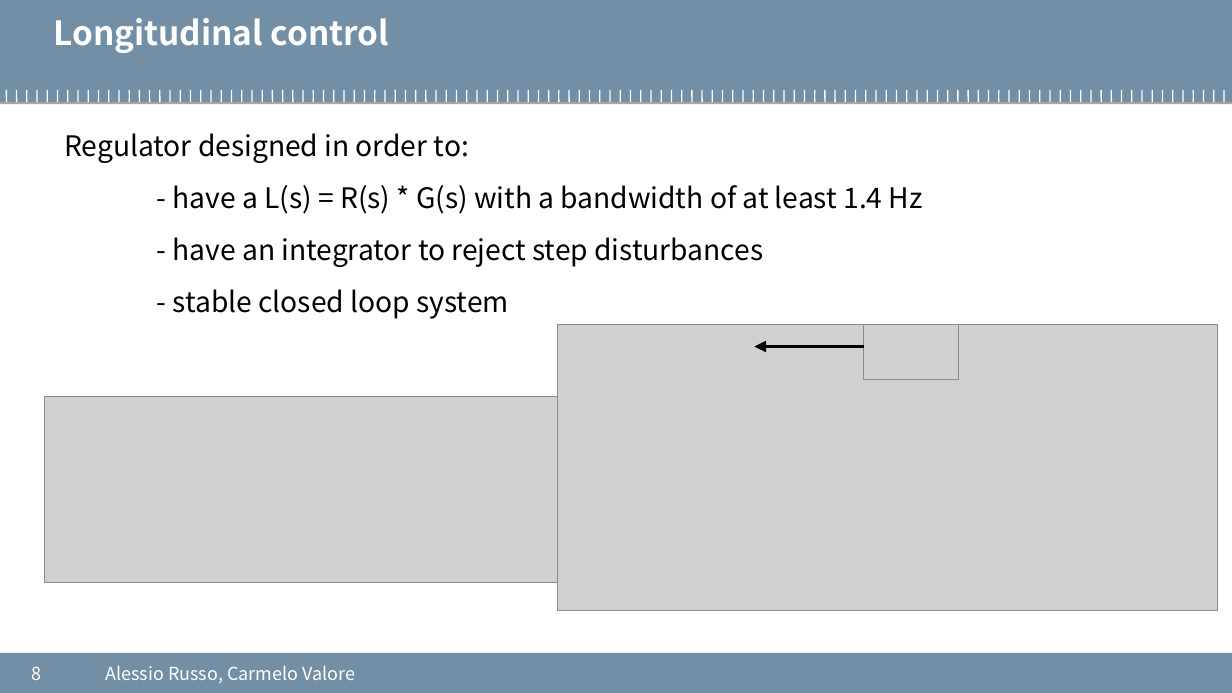
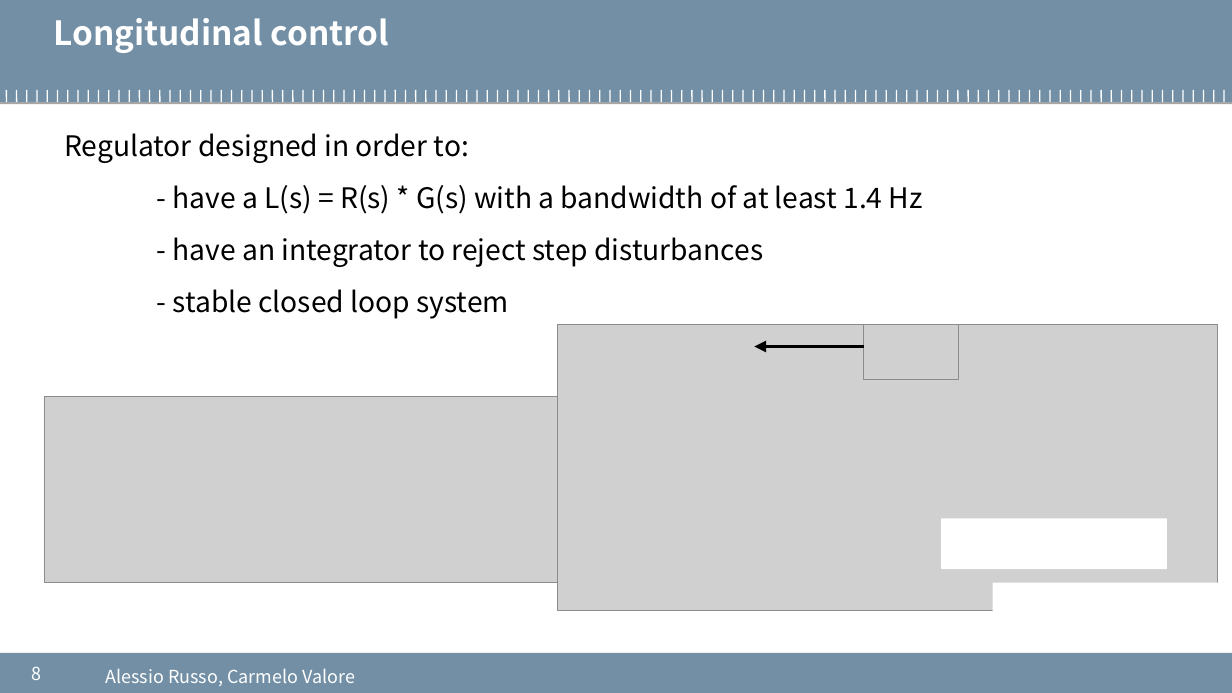
Before and after one commit to cvalore/mida2-project, a slide deck: slide 8 of presentations/20200902_meeting6.pptx. Drawn at 1232x693 pixels with LibreOffice and Linux fonts; fonts in the diff are those of the drawing; grey boxes stand for pictures; background and template pictures are left out. Boxes give left, top, right and bottom in pixels: in the first picture for what was removed or moved away, otherwise in the second. Text is boxed around its words. In the diff, an @@ line names an element or a change of style, - is before the commit and + after.

```diff
--- a/presentations/20200902_meeting6.pptx
+++ b/presentations/20200902_meeting6.pptx
@@ rectangle added at (942,518,1167,569), fill #FFFFFF @@
@@ rectangle added at (993,583,1218,634), fill #FFFFFF @@
```
Also in this commit, not shown: 1 other slide changed.
